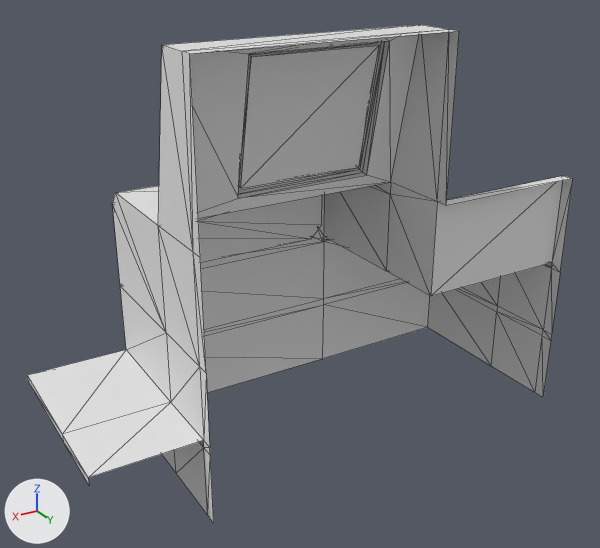
Renders of the FBX model Assets/Models/Jonas/CashRegister.fbx from each side of a commit.
Before and after are seen from a camera (50 mm lens) standing at (2.18, 3.19, 2.43) and looking at (0.28, 0.04, 0.85). Every picture has the same lights, and +X, +Y and +Z are marked at lower left. Mesh edges are drawn as thin lines. Where no turn or scale is listed for an object, it has been applied to the vertices.

The first picture shows 'CashRegister'.
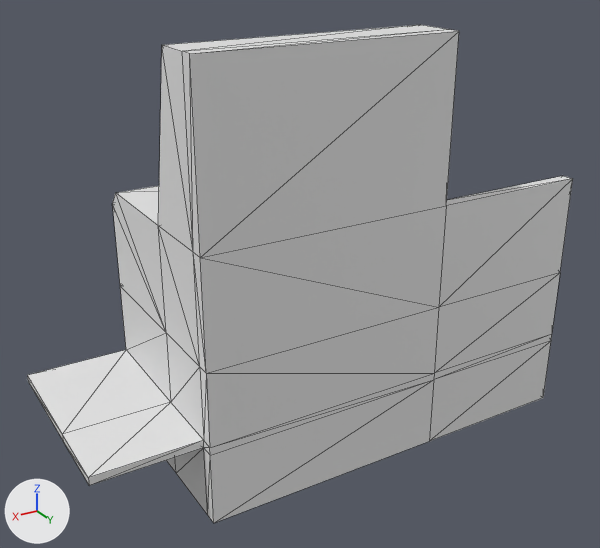
Where the change shows, as pixel boxes (x1, y1, x2, y2) in the pictures (600 x 548 px):
part 1 of me_cashregister_001, added
    after: (88, 31, 573, 523)

Patch to the scene script:
```diff
--- a/Assets/Models/Jonas/CashRegister.fbx.py
+++ b/Assets/Models/Jonas/CashRegister.fbx.py
@@ me_cashregister_001 @@
 # used by ob_cashregister; location = (0.0, 0.0, 0.0)
-me_cashregister_001.from_pydata(...)  # 129 vertices, 230 faces; spans x -1.02..1.5, y -0.52..0.5, z 0.0..2.0
+me_cashregister_001.from_pydata(...)  # 133 vertices, 252 faces; spans x -1.02..1.5, y -0.52..0.5, z 0.0..2.0
+# me_cashregister_001 part 1
+# 4 vertices are added at (-0.2, 0.5, 0.75), (-0.2, 0.5, 0.39), (-0.2, 0.5, 0.36), (-0.2, 0.5, 0.0)
+# 22 new faces join them
```
